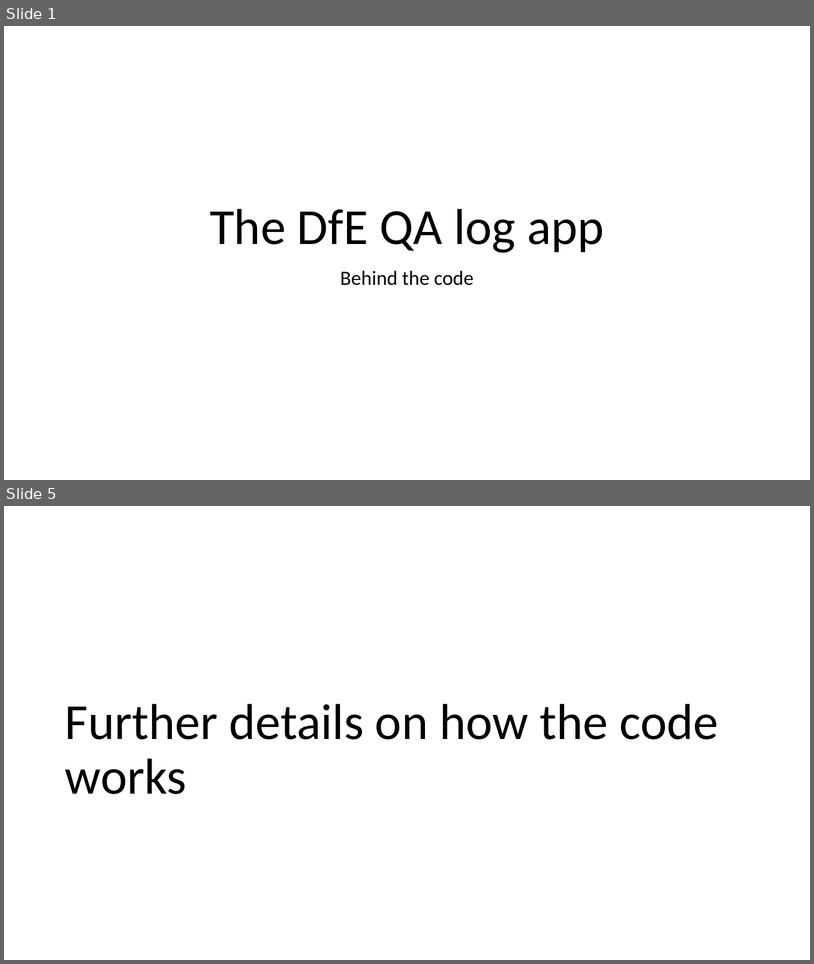
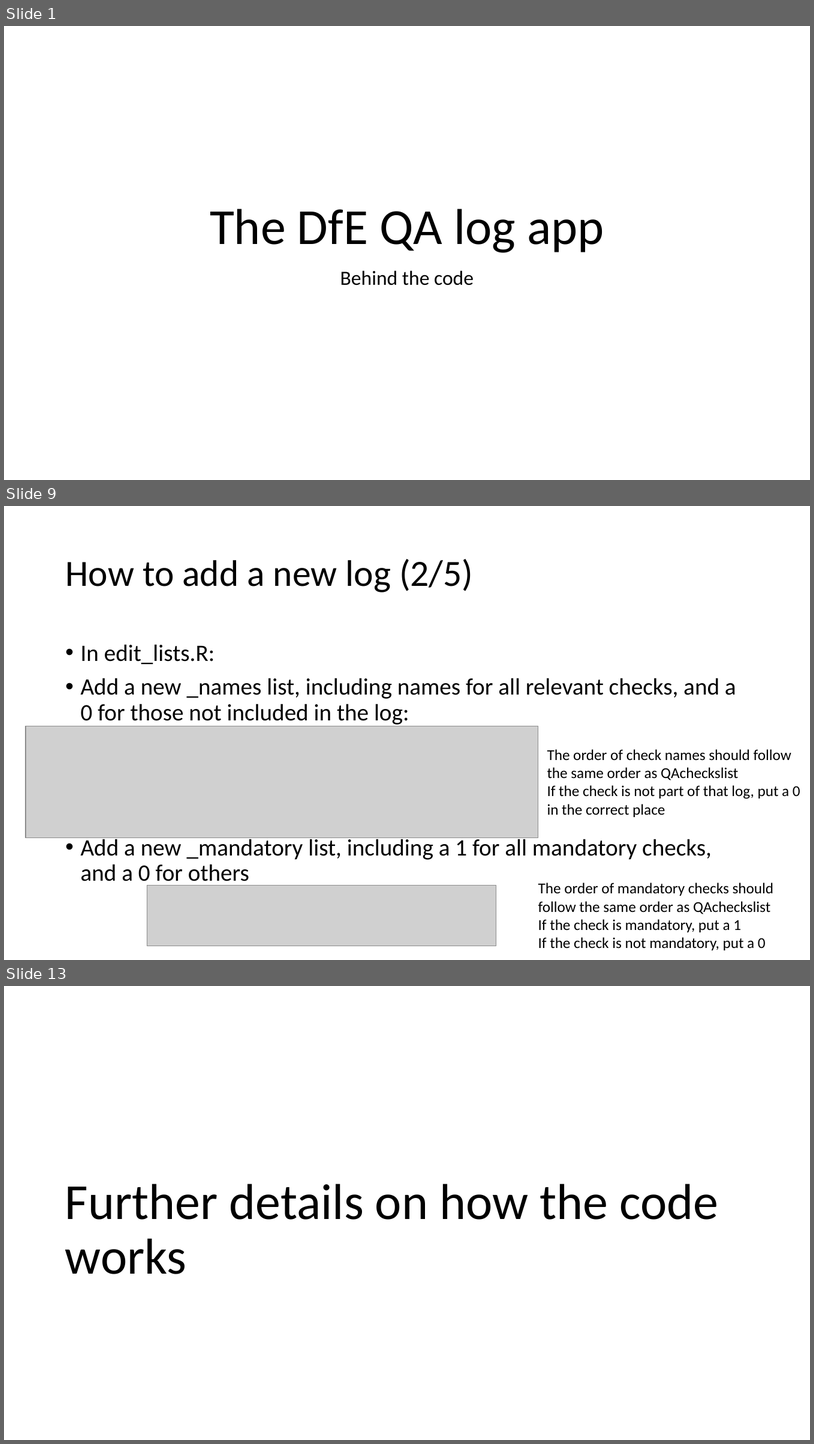
Before and after one commit to tmorley1/qa_log_app, a slide deck: QA log app - behind the code.pptx. Shown one above the other, each under a label of ours: slides 1 and 5 before the commit, slides 1, 9 and 13 after it; the slides between them are not shown. The pictures are 814x964 and 814x1444 pixels, drawn with LibreOffice and Linux fonts; fonts in the diff are those of the drawing; grey boxes stand for pictures. Boxes give left, top, right and bottom in pixels: in the first picture for what was removed or moved away, otherwise in the second. Text is boxed around its words. In the diff, an @@ line names an element or a change of style, - is before the commit and + after.

```diff
--- a/QA log app - behind the code.pptx
+++ b/QA log app - behind the code.pptx
@@ slide 9 added at (4, 506, 810, 960), background #FFFFFF @@
@@ title added at (65, 559, 473, 592), 44 pt, text #000000 @@
+How to add a new log (2/5)
@@ text added at (81, 644, 737, 887), 28 pt, text #000000 @@
+• In edit_lists.R:
+• Add a new _names list, including names for all relevant checks, and a 0 for those not included in the log:
+• Add a new _mandatory list, including a 1 for all mandatory checks, and a 0 for others
@@ picture added at (26, 726, 539, 837) @@
@@ text added at (548, 749, 801, 817), 18 pt, text #000000 @@
+The order of check names should follow the same order as QAcheckslist
+If the check is not part of that log, put a 0 in the correct place
@@ text added at (539, 882, 774, 950), 18 pt, text #000000 @@
+The order of mandatory checks should follow the same order as QAcheckslist
+If the check is mandatory, put a 1
+If the check is not mandatory, put a 0
@@ picture added at (147, 885, 497, 945) @@
@@ what was slide 5 is now slide 13 @@
```
Also in this commit, not shown: 3 slides changed, 7 other slides added, 5 other files.
